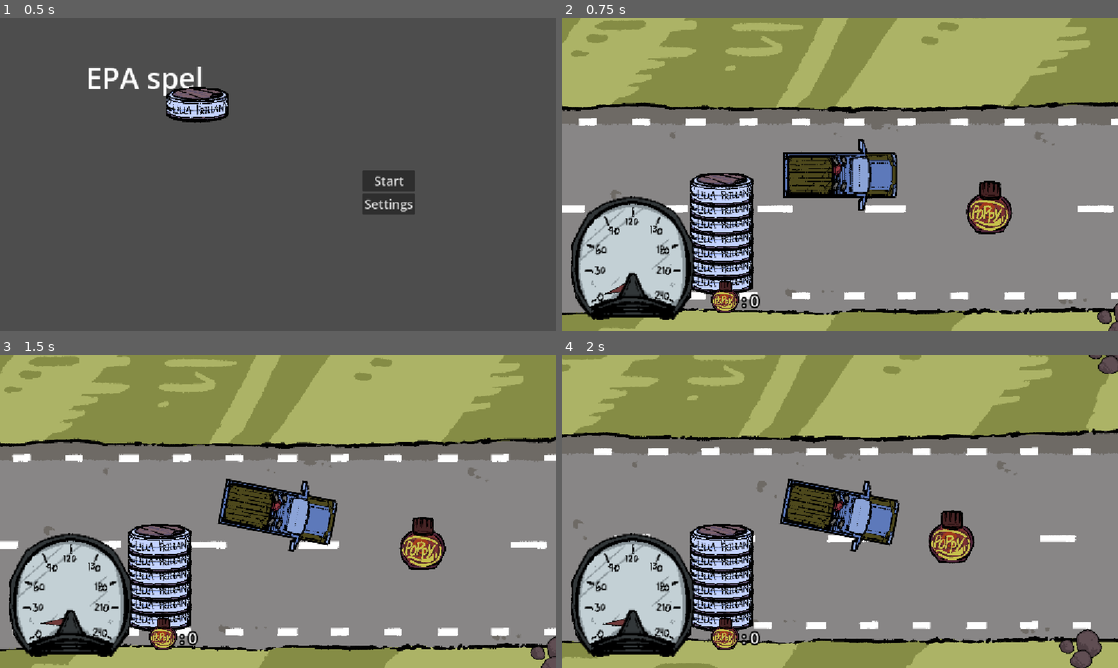
Above: before the commit, frames 1-4 (two rows, left to right).
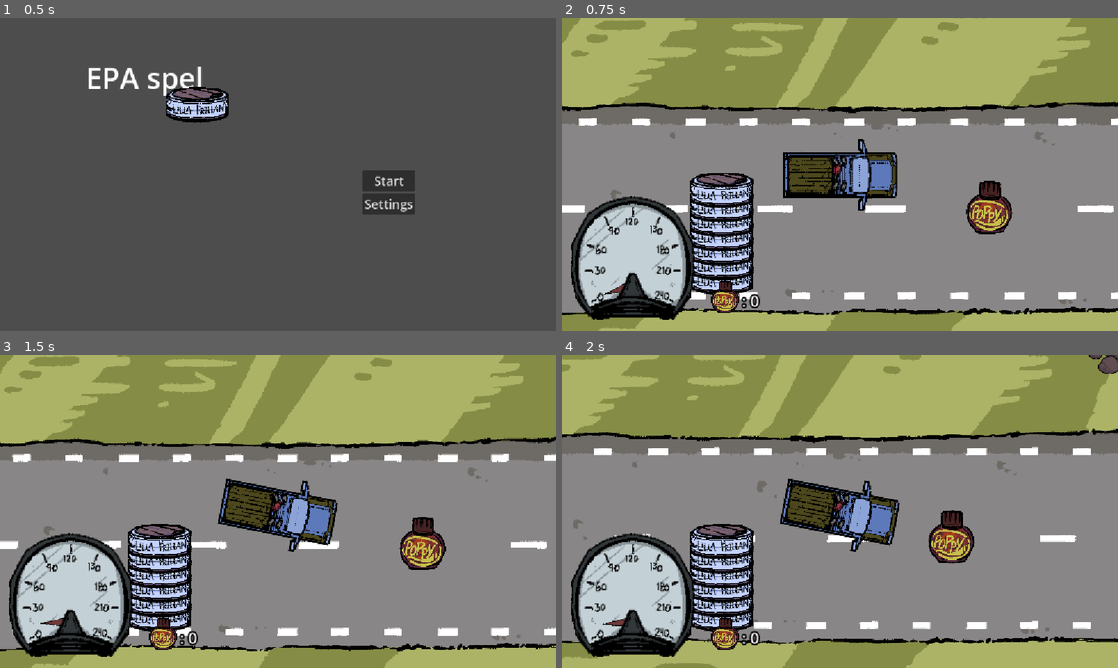
Above: after the commit, the same moments.

Repository: midenfors/project-epa
Game: Godot game, scene res://Scenes/UI/main_menu.tscn
Two runs of this game, one before a commit and one after it. Both use one fixed random seed, a clock stepped at 60 frames per second and the inputs below. The engine's default icon, where the game draws it, is replaced by a stand-in: a white triangle on a blue panel in a dark square.
Inputs:
- Up to frame 1 (0.5 s): no input
- Up to frame 2 (0.75 s): click "Start" at 0.5 s
- Up to frame 3 (1.5 s): tap Enter at 1.25 s; hold S (Turn Right) from 1.28 s (still down); tap Space (Boost) at 1.35 s
- Up to frame 4 (2 s): keep holding S (Turn Right)

Frame 1 is identical in both runs. In frame 2, 0.2% of the frame differs, in the area x 96-100%, y 91-100%; in frame 3, 0.3%; in frame 4, 0.6%, in the area x 89-98%, y 87-100%.

Commit message:
added obstecle script

Diff:
--- a/Scenes/obstacle.tscn
+++ b/Scenes/obstacle.tscn
@@ -14,3 +14,5 @@
 
 [node name="CollisionShape2D" type="CollisionShape2D" parent="." unique_id=845757294]
 shape = SubResource("RectangleShape2D_vm6d2")
+
+[connection signal="body_entered" from="." to="." method="_on_body_entered"]
--- a/Scenes/road.tscn
+++ b/Scenes/road.tscn
@@ -15,6 +15,7 @@
 point_count = 44
 
 [node name="Road" type="Node2D" unique_id=1390165455]
+z_index = -1
 
 [node name="Background1" type="Sprite2D" parent="." unique_id=354325644]
 z_index = -1
@@ -36,7 +37,7 @@
 [node name="Obstacles" type="Node" parent="." unique_id=1533878863]
 
 [node name="Obstacle" parent="Obstacles" unique_id=372518061 instance=ExtResource("2_wtjdh")]
-position = Vector2(577, 300)
+position = Vector2(1117, 65)
 
 [node name="Obstacle6" parent="Obstacles" unique_id=1168195045 instance=ExtResource("2_wtjdh")]
 position = Vector2(1087, 345)
--- a/Scripts/obstacle.gd
+++ b/Scripts/obstacle.gd
@@ -1,6 +1,8 @@
 extends Area2D
+
+@export var speed_reduce = 500;
 
 func _on_body_entered(body: Node2D) -> void:
 	if body.is_in_group("Player"):
-
+		body.speed = clamp((body.speed - speed_reduce), 0, 10000)
 		queue_free()
